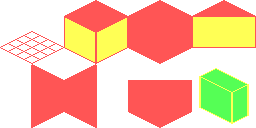
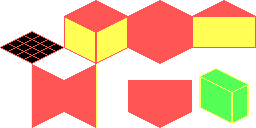
Layers edited between the first and the second 256 × 128 image:
painted on "Layer" over [1,32,97,128]
